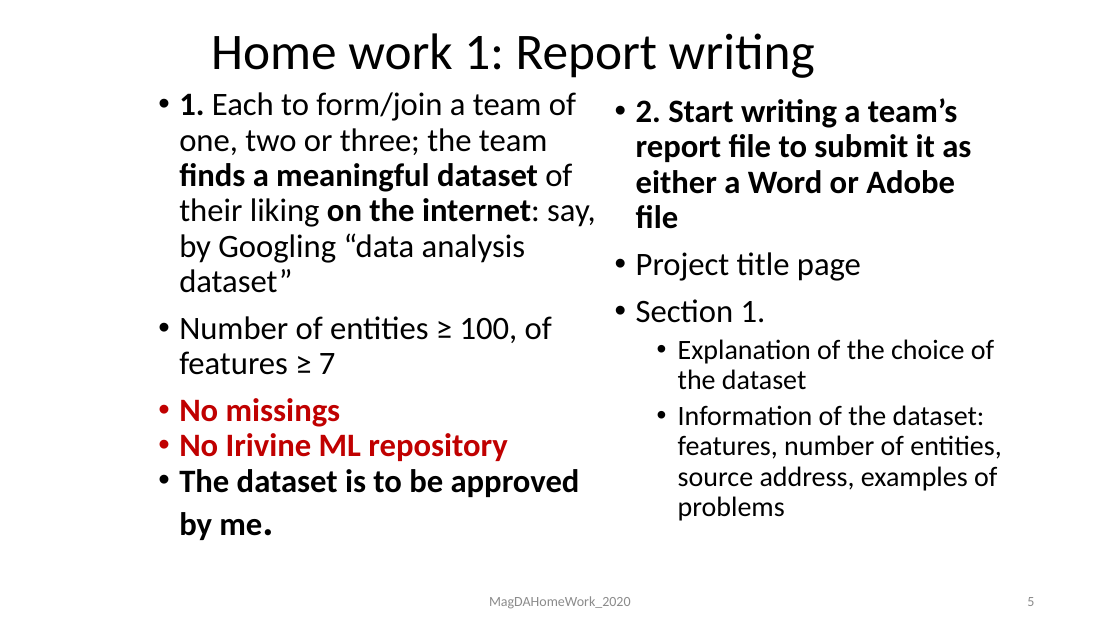
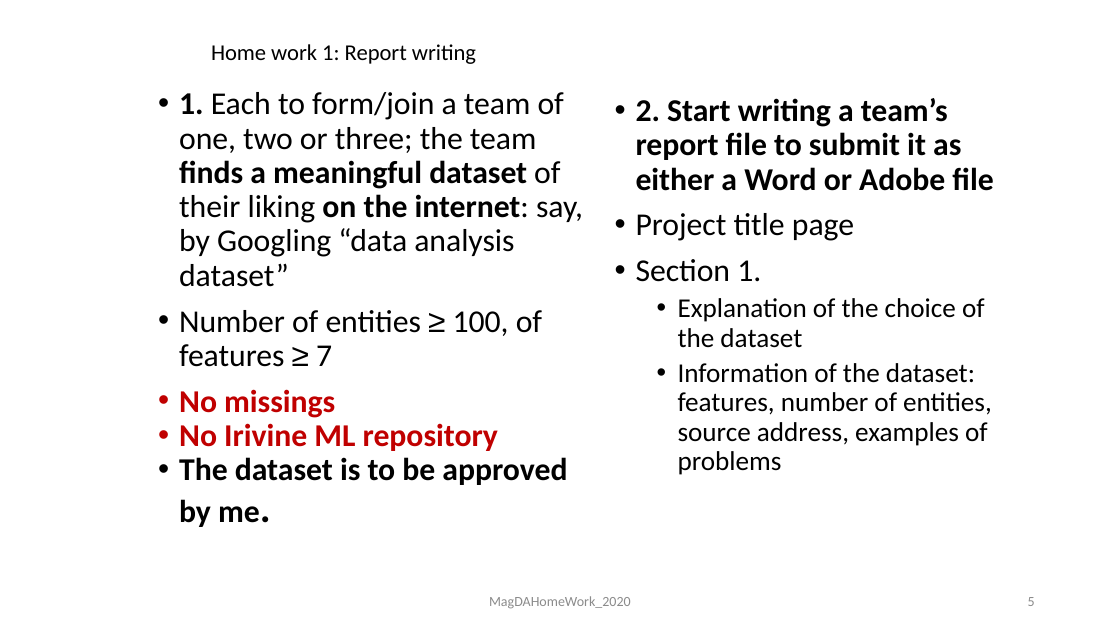
Before and after one commit to Sorooshi/Modern_Methods_of_Data_Analysis, a slide deck: slide 5 of slides/Home Work 2020.pptx. Drawn at 1120x630 pixels with LibreOffice and Linux fonts; fonts in the diff are those of the drawing. Boxes give left, top, right and bottom in pixels: in the first picture for what was removed or moved away, otherwise in the second. Text is boxed around its words. In the diff, an @@ line names an element or a change of style, - is before the commit and + after.

```diff
--- a/slides/Home Work 2020.pptx
+++ b/slides/Home Work 2020.pptx
@@ text "Home work 1: Report writing" at [211,44,476,64]: size 44 to 19.4 pt @@
@@ text "1. Each to form/join a ..." at [179,92,583,527]: size 28 to 27.2 pt; font Calibri to Arial in "≥ ≥"; size 36 to 34.9 pt in "me." @@
@@ text "2. Start writing a team’s ..." at [636,98,993,475]: size 28 to 27.2 pt in "2. Start writing a team’s report file ...", "Project title page", "Section 1."; size 24 to 23.3 pt in "Explanation of the choice of the dataset", "Information of the dataset: features, number of ..." @@
@@ text "MagDAHomeWork_2020" at [489,596,631,609]: text colour #8C8C8C to #8B8B8B @@
```
Also in this commit, not shown: 9 other slides changed, 1 other file.
